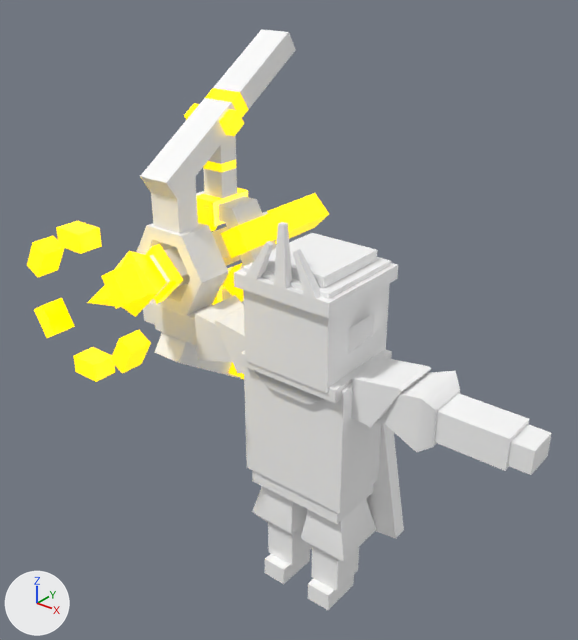
What one commit did to the FBX model Assets/Models/Entity/Enermy/Model_Forest_Elf6.fbx.
The view is the same before and after, from a camera (50 mm lens) standing at (2.98, -4.04, 4.76) and looking at (-0.43, 0.23, 2.12). Every picture has the same lights, and +X, +Y and +Z are marked at lower left. Where no turn or scale is listed for an object, it has been applied to the vertices.

Script lines for the objects in view, before the commit:
```python
me_mesh = bpy.data.meshes.new('Mesh')
me_mesh.from_pydata(...)  # 352 vertices, 285 faces; spans x -1.68..1.68, y -0.41..0.39, z 0.0..3.13
me_mesh.materials.append(mat_lambert46)  # its picture is missing
me_mesh_001 = bpy.data.meshes.new('Mesh.001')
me_mesh_001.from_pydata(...)  # 41 vertices, 41 faces; spans x -0.27..0.27, y -1.55..1.12, z -0.27..0.27
# faces by material slot: [33, 8]
me_mesh_001.materials.append(mat_aistandardsurface2)  # yellow #ffd900
me_mesh_001.materials.append(mat_lambert46)  # its picture is missing
me_mesh_002 = bpy.data.meshes.new('Mesh.002')
me_mesh_002.from_pydata(...)  # 192 vertices, 158 faces; spans x -0.5..0.5, y -0.75..0.75, z -1.65..1.65
# faces by material slot: [58, 100]
me_mesh_002.materials.append(mat_aistandardsurface2)  # yellow #ffd900
me_mesh_002.materials.append(mat_lambert46)  # its picture is missing
me_mesh_003 = bpy.data.meshes.new('Mesh.003')
me_mesh_003.from_pydata(...)  # 48 vertices, 36 faces; spans x -0.545..0.545, y -0.089..0.089, z -0.561..0.561
me_mesh_003.materials.append(mat_aistandardsurface2)  # yellow #ffd900
ob_sf_character_jingling_6_001 = bpy.data.objects.new('SF_Character_jingling_6.001', me_mesh)
ob_sf_character_jingling_6_001.location = (0.0, 0.0, 0.0)
ob_sf_character_jingling_6_gong = bpy.data.objects.new('SF_Character_jingling_6_gong', me_mesh_002)
ob_sf_character_jingling_6_gong.location = (-1.355, 0.548, 2.397)
ob_sf_character_jingling_6_jian = bpy.data.objects.new('SF_Character_jingling_6_jian', me_mesh_001)
ob_sf_character_jingling_6_jian.location = (-1.355, 0.65, 2.397)
ob_sf_character_jingling_6_zhuanzi = bpy.data.objects.new('SF_Character_jingling_6_zhuanzi', me_mesh_003)
ob_sf_character_jingling_6_zhuanzi.location = (-1.355, -0.901, 2.397)
```
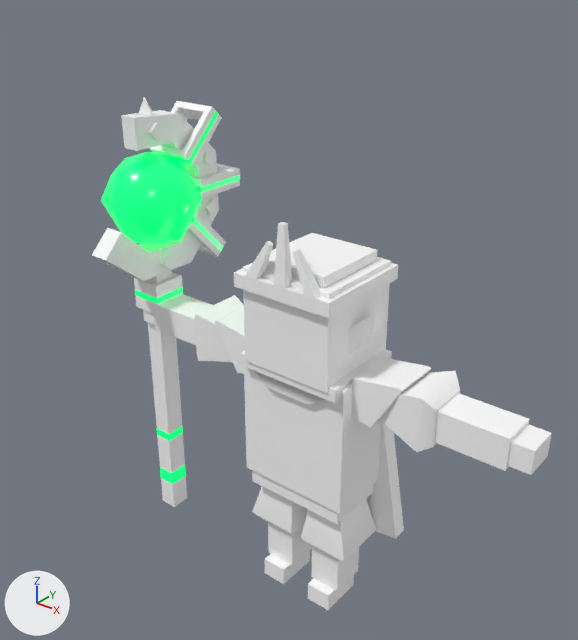
Pixel boxes (x1, y1, x2, y2) of what changed, in the pictures (578 x 640 px):
'SF_Character_jingling_6_fazhang', added
    after: (92, 97, 240, 507)
    faces in mat_lambert46 (its picture is missing): (92, 97, 240, 507)
    faces in mat_aistandardsurface3 (green #00ff6d): (101, 111, 240, 484)
'SF_Character_jingling_6_gong', deleted
    before: (136, 29, 296, 379)
    faces in mat_lambert46 (its picture is missing): (136, 29, 296, 378)
    faces in mat_aistandardsurface2 (yellow #ffd900): (184, 88, 278, 379)
'SF_Character_jingling_6_zhuanzi', deleted
    before: (27, 221, 151, 382)
'SF_Character_jingling_6_jian', deleted
    before: (87, 193, 329, 317)
    faces in mat_aistandardsurface2 (yellow #ffd900): (87, 193, 329, 317)
    faces in mat_lambert46 (its picture is missing): (150, 211, 275, 296)

Edits to the bpy script that builds the scene:
```text
Add mat_aistandardsurface3:
    mat_aistandardsurface3 = principled_material('aiStandardSurface3')
    mat_aistandardsurface3.base_color = (0.0, 1.0, 0.152)  # green #00ff6d
    mat_aistandardsurface3.roughness = 0.2
    mat_aistandardsurface3.emission_color = (0.0, 1.0, 0.152)  # green #00ff6d
    mat_aistandardsurface3.emission_strength = 1.0
Add me_mesh_1:
    me_mesh_1.from_pydata(...)  # 215 vertices, 199 faces; spans x -0.37..0.37, y -0.69..0.69, z -1.84..1.84
    # faces by material slot: [151, 48]
    me_mesh_1.materials.append(mat_lambert46)  # its picture is missing
    me_mesh_1.materials.append(mat_aistandardsurface3)  # green #00ff6d
Remove ob_sf_character_jingling_6_zhuanzi:
    ob_sf_character_jingling_6_zhuanzi = bpy.data.objects.new('SF_Character_jingling_6_zhuanzi', me_mesh_003)
    ob_sf_character_jingling_6_zhuanzi.location = (-1.355, -0.901, 2.397)
Remove ob_sf_character_jingling_6_jian:
    ob_sf_character_jingling_6_jian = bpy.data.objects.new('SF_Character_jingling_6_jian', me_mesh_001)
    ob_sf_character_jingling_6_jian.location = (-1.355, 0.65, 2.397)
Remove ob_sf_character_jingling_6_gong:
    ob_sf_character_jingling_6_gong = bpy.data.objects.new('SF_Character_jingling_6_gong', me_mesh_002)
    ob_sf_character_jingling_6_gong.location = (-1.355, 0.548, 2.397)
Add ob_sf_character_jingling_6_fazhang:
    ob_sf_character_jingling_6_fazhang = bpy.data.objects.new('SF_Character_jingling_6_fazhang', me_mesh_1)
    ob_sf_character_jingling_6_fazhang.location = (-1.61, 0.121, 1.826)
```
